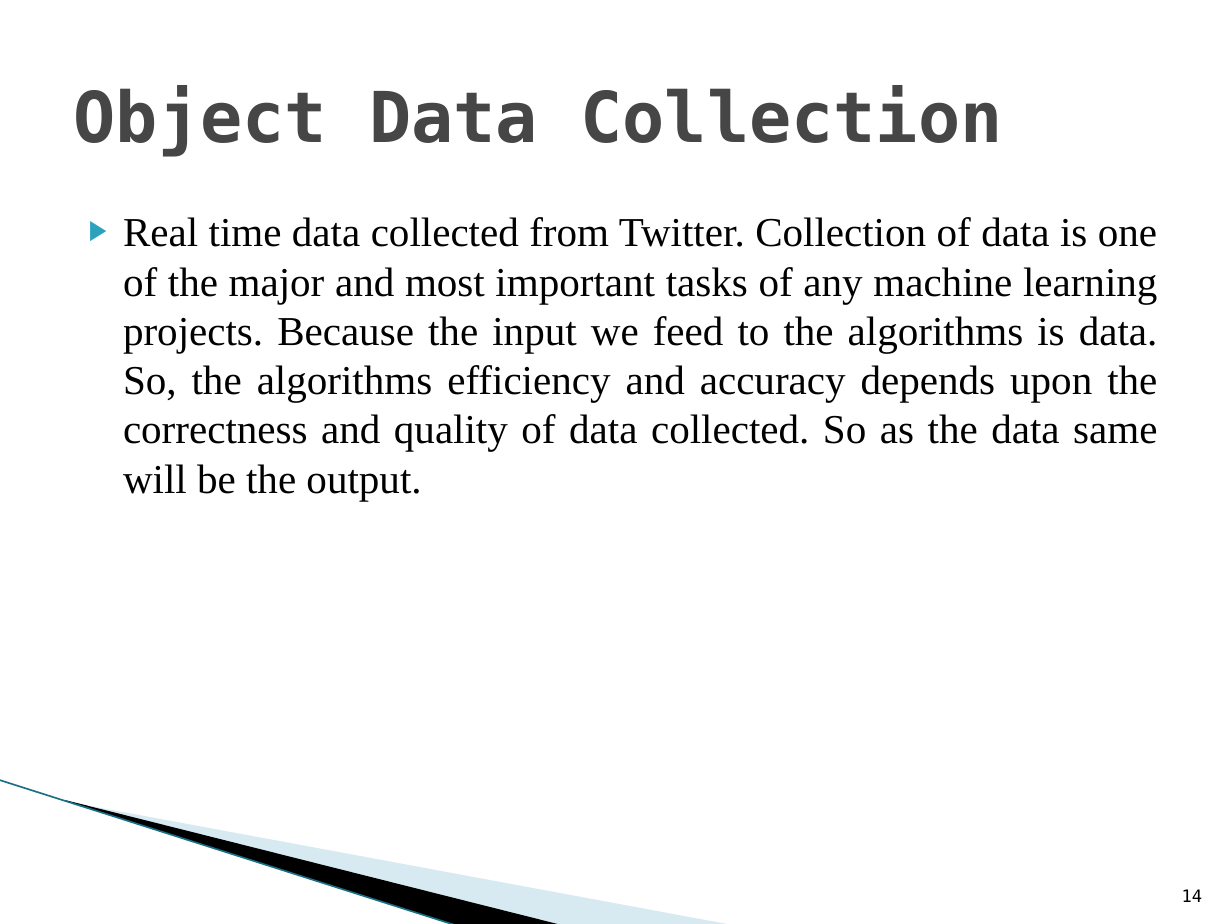
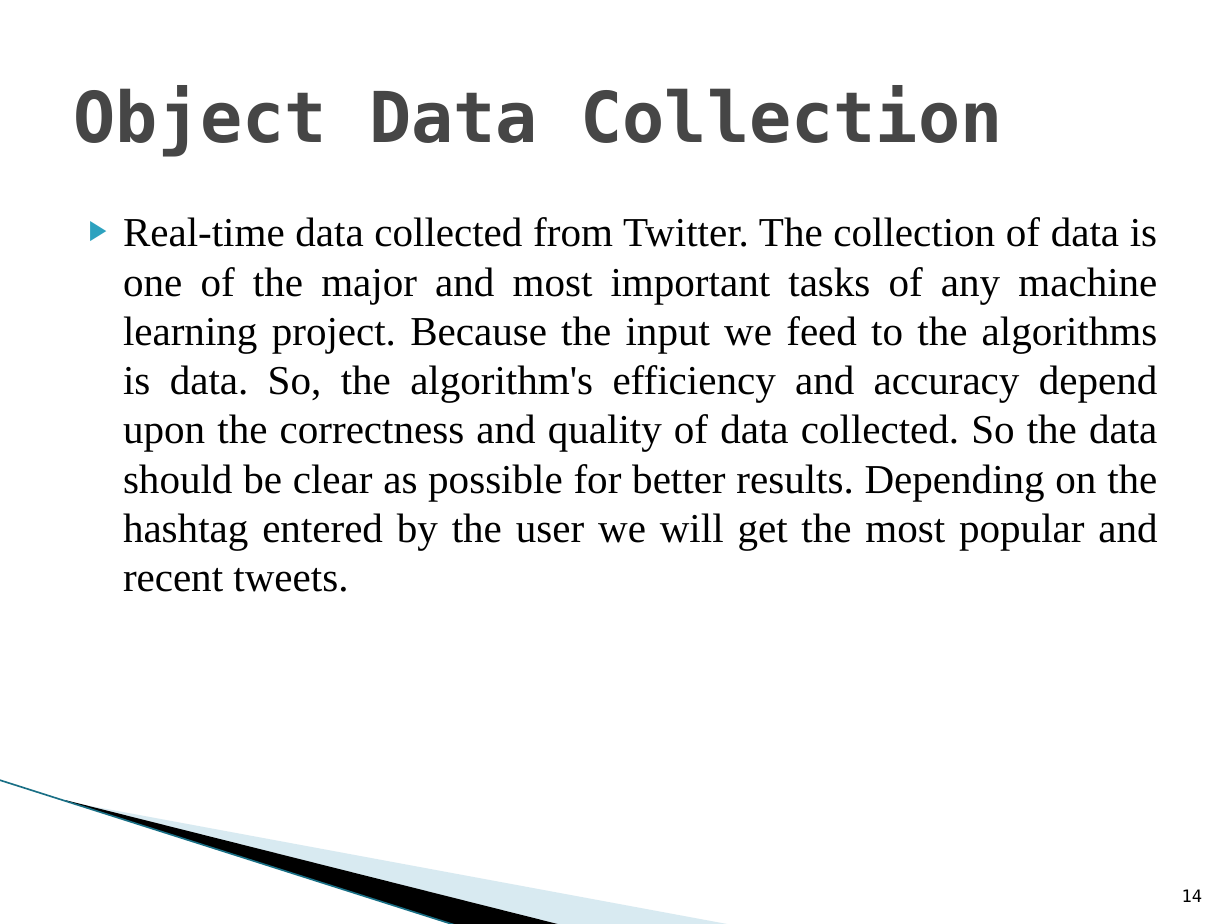
Before and after one commit to jjnanthakumar/D2-Twitter-Analysis-Project, a slide deck: slide 14 of Documents/D2_VIVA_FINAL_PPT.pptx. Drawn at 1232x924 pixels with LibreOffice and Linux fonts; fonts in the diff are those of the drawing; background and template pictures are left out. Boxes give left, top, right and bottom in pixels: in the first picture for what was removed or moved away, otherwise in the second. Text is boxed around its words. In the diff, an @@ line names an element or a change of style, - is before the commit and + after.

```diff
--- a/Documents/D2_VIVA_FINAL_PPT.pptx
+++ b/Documents/D2_VIVA_FINAL_PPT.pptx
@@ text at bbox=[123, 217, 1158, 592]: text changed @@
-▶ Real time data collected from Twitter. Collection of data is one of the major and most important tasks of any machine learning projects. Because the input we feed to the algorithms is data. So, the algorithms efficiency and accuracy depends upon the correctness and quality of data collected. So as the data same will be the output.
+▶ Real-time data collected from Twitter. The collection of data is one of the major and most important tasks of any machine learning project. Because the input we feed to the algorithms is data. So, the algorithm's efficiency and accuracy depend upon the correctness and quality of data collected. So the data should be clear as possible for better results. Depending on the hashtag entered by the user we will get the most popular and recent tweets.
```
Also in this commit, not shown: 3 other slides changed, 1 other file.
